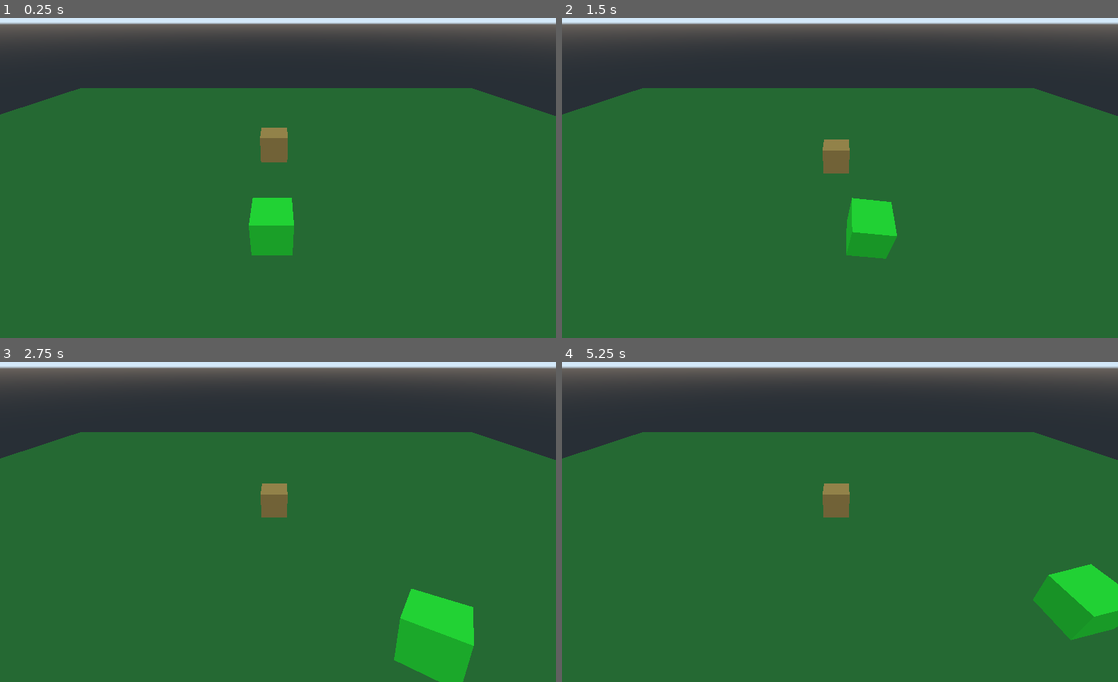
Above: before the commit, frames 1-4 (two rows, left to right).
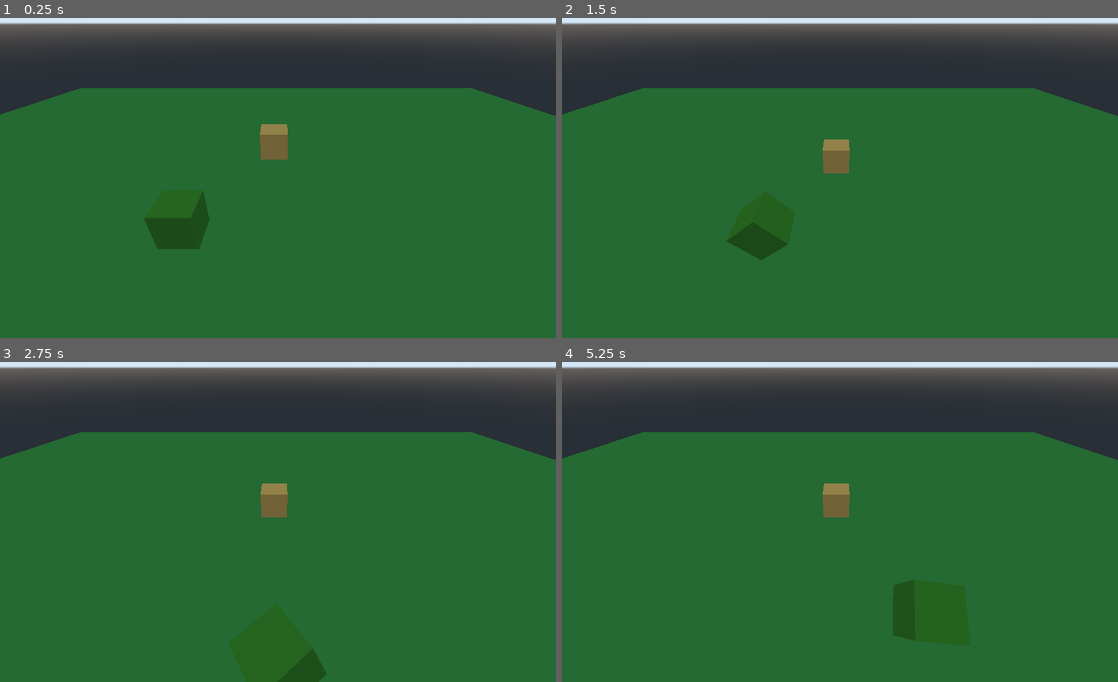
Above: after the commit, the same moments.

Repository: daltonteague/GMTK-Jam-2021
Game: Godot game, scene res://scenes/StartScene.tscn
Two runs of this game, one before a commit and one after it. Both use one fixed random seed, a clock stepped at 60 frames per second and the inputs below.
Inputs:
- Up to frame 1 (0.25 s): no input
- Up to frame 2 (1.5 s): hold D (move_right) 0.53-1.28 s; hold S (move_backward) from 1.28 s (still down)
- Up to frame 3 (2.75 s): release S (move_backward) at 2.03 s; hold D (move_right) from 2.03 s (still down)
- Up to frame 4 (5.25 s): release D (move_right) at 2.78 s; hold W (move_forward) 2.78-3.53 s; hold A (move_left) 3.53-5.03 s; hold S (move_backward) from 5.03 s (still down)

The runs differ from the first frame. In frame 1, 2.6% of the frame differs, in the area x 25-53%, y 33-75%; in frame 2, 2.1%; in frame 3, 3.7%, in the area x 49-86%, y 70-100%; in frame 4, 2.6%.

Commit message:
Passives slowly turn zombie colored as they take damage

Diff:
--- a/materials/Zombie.tres
+++ b/materials/Zombie.tres
@@ -1,4 +1,4 @@
 [gd_resource type="SpatialMaterial" format=2]
 
 [resource]
-albedo_color = Color( 0.203922, 0.270588, 0.0627451, 1 )
+albedo_color = Color( 0.223529, 0.478431, 0.0823529, 1 )
--- a/scenes/Character.tscn
+++ b/scenes/Character.tscn
@@ -1,11 +1,12 @@
-[gd_scene load_steps=8 format=2]
+[gd_scene load_steps=9 format=2]
 
 [ext_resource path="res://scripts/Characters/States/Passive.gd" type="Script" id=1]
 [ext_resource path="res://scripts/Characters/States/Zombie.gd" type="Script" id=2]
 [ext_resource path="res://scripts/Characters/States/StateMachine.gd" type="Script" id=3]
 [ext_resource path="res://materials/Human.tres" type="Material" id=4]
+[ext_resource path="res://materials/Zombie.tres" type="Material" id=5]
 
-[sub_resource type="CubeMesh" id=1]
+[sub_resource type="CubeMesh" id=4]
 resource_local_to_scene = true
 material = ExtResource( 4 )
 
@@ -19,16 +20,19 @@
 
 [node name="Skin" type="MeshInstance" parent="."]
 transform = Transform( 2, 0, 0, 0, 2, 0, 0, 0, 2, 0, 0, 0 )
-mesh = SubResource( 1 )
+mesh = SubResource( 4 )
 material/0 = null
 
 [node name="States" type="Node" parent="."]
 
 [node name="Passive" type="Node" parent="States"]
 script = ExtResource( 1 )
+start_skin = ExtResource( 4 )
+zombie_skin = ExtResource( 5 )
 
 [node name="Zombie" type="Node" parent="States"]
 script = ExtResource( 2 )
+skin = ExtResource( 5 )
 
 [node name="Agressive" type="Node" parent="States"]
 
--- a/scenes/StartScene.tscn
+++ b/scenes/StartScene.tscn
@@ -30,14 +30,16 @@
 transform = Transform( 1, 0, 0, 0, 0.836047, 0.548658, 0, -0.548658, 0.836047, 0.581663, 20.0702, 16.6797 )
 
 [node name="Zombie" type="Spatial" parent="."]
-transform = Transform( 1, 0, 0, 0, 1, 0, 0, 0, 1, 0, -1.24727, 0 )
+transform = Transform( 1, 0, 0, 0, 1, 0, 0, 0, 1, -8.941, 4.29131, 0 )
 script = ExtResource( 2 )
 starting_state = "Zombie"
 
 [node name="Char" parent="Zombie" instance=ExtResource( 1 )]
+transform = Transform( 1, 0, 0, 0, 1, 0, 0, 0, 1, 0, 0, 0 )
 
 [node name="Passive" type="Spatial" parent="."]
-transform = Transform( 1, 0, 0, 0, 1, 0, 0, 0, 1, 0, 0, -16 )
+transform = Transform( 1, 0, 0, 0, 1, 0, 0, 0, 1, 0, 10.3247, -16 )
 script = ExtResource( 2 )
 
 [node name="Char" parent="Passive" instance=ExtResource( 1 )]
+transform = Transform( 1, 0, 0, 0, 1, 0, 0, 0, 1, 0, -5.20145, 0 )
--- a/scripts/Characters/States/Passive.gd
+++ b/scripts/Characters/States/Passive.gd
@@ -1,4 +1,9 @@
 extends State
+
+onready var host = get_parent().get_parent()
+
+export var start_skin : Material
+export var zombie_skin : Material
 
 var max_health : int = 1000
 var current_health : int = max_health
@@ -8,15 +13,35 @@
 signal change_state
 
 func enter():
-	pass
+	change_skin(start_skin)
 
 func exit():
 	pass
+
+func _ready():
+	print([start_skin.albedo_color.r, start_skin.albedo_color.g, start_skin.albedo_color.b])
+	print([zombie_skin.albedo_color.r, zombie_skin.albedo_color.g, zombie_skin.albedo_color.b])
+	print(host.get_node("Skin").get_mesh().surface_get_material(0))
+
 
 func _process(delta):
 	current_health -= current_damage_per_frame
 	if current_health <= 0:
 		emit_signal("change_state", "Zombie")
+
+	interpolate_skin_color()
+
+func interpolate_skin_color():
+	var current_skin = host.get_node("Skin").get_mesh().surface_get_material(0).duplicate()
+	var percent_health = float(current_health) / max_health
+
+	print([zombie_skin.albedo_color.r, current_skin.albedo_color.r, percent_health])
+
+	var new_color = lerp(zombie_skin.albedo_color, start_skin.albedo_color, percent_health)
+
+	current_skin.albedo_color = new_color
+	host.get_node("Skin").get_mesh().surface_set_material(0, current_skin)
+
 
 func set_is_taking_damage(is_taking_damage):
 	self.is_taking_damage = is_taking_damage
@@ -28,6 +53,9 @@
 			return entity.get_state().get_infection_damage()
 	return 0
 
+func change_skin(material):
+	host.get_node("Skin").get_mesh().surface_set_material(0, material)
+
 func _on_InfectionRadius_area_entered(area):
 	current_damage_per_frame += get_damage_if_zombie(area)
 
--- a/scripts/Characters/States/Zombie.gd
+++ b/scripts/Characters/States/Zombie.gd
@@ -1,6 +1,8 @@
 extends State
 
 onready var host = get_parent().get_parent()
+
+export var skin : Material
 
 var move_speed = 700
 var max_speed = 12000
@@ -11,13 +13,11 @@
 
 func enter():
 	print("entering zombo")
-	change_skin_color()
-	pass
+	change_skin(skin)
 
 # Called every frame. 'delta' is the elapsed time since the previous frame.
 func _physics_process(delta):
 	apply_player_input(delta)
-
 
 func apply_player_input(delta):
 	var input = Vector3(
@@ -32,10 +32,8 @@
 	if state.linear_velocity.length() > max_speed:
 		state.linear_velocity=state.linear_velocity.normalized() * max_speed
 
-func change_skin_color():
-	var mat = host.get_node("Skin").get_mesh().surface_get_material(0)
-	mat.albedo_color = Color(.2, 1, .2, 1)
-	host.get_node("Skin").get_mesh().surface_set_material(0, mat)
+func change_skin(material):
+	host.get_node("Skin").get_mesh().surface_set_material(0, material)
 
 func get_infection_damage():
 	return damage_per_frame
